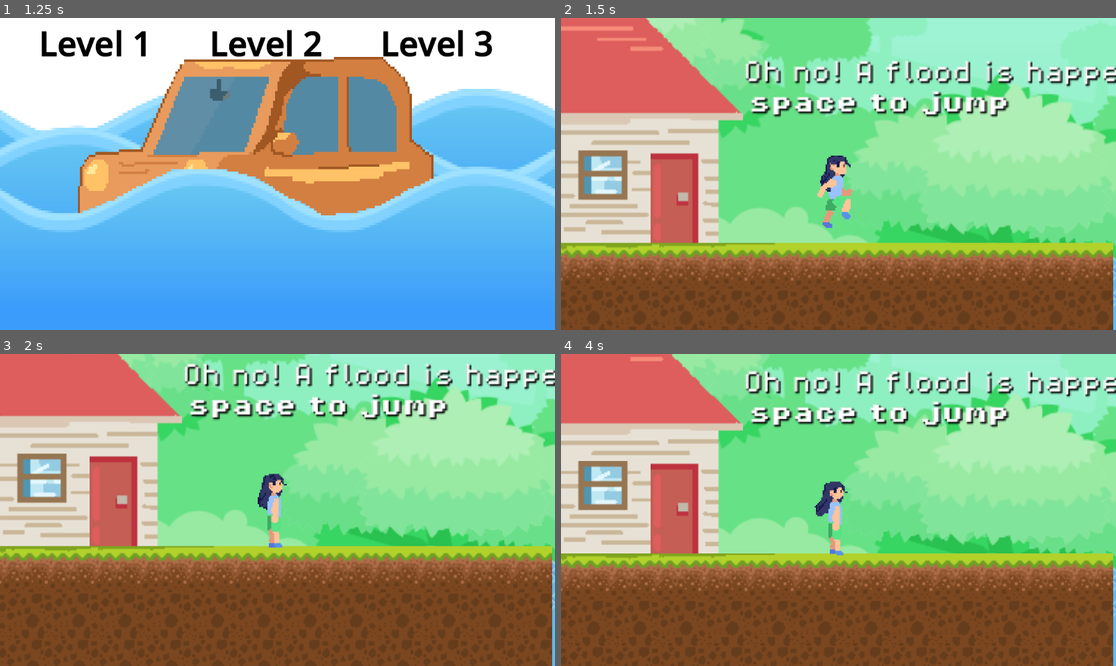
Above: before the commit, frames 1-4 (two rows, left to right).
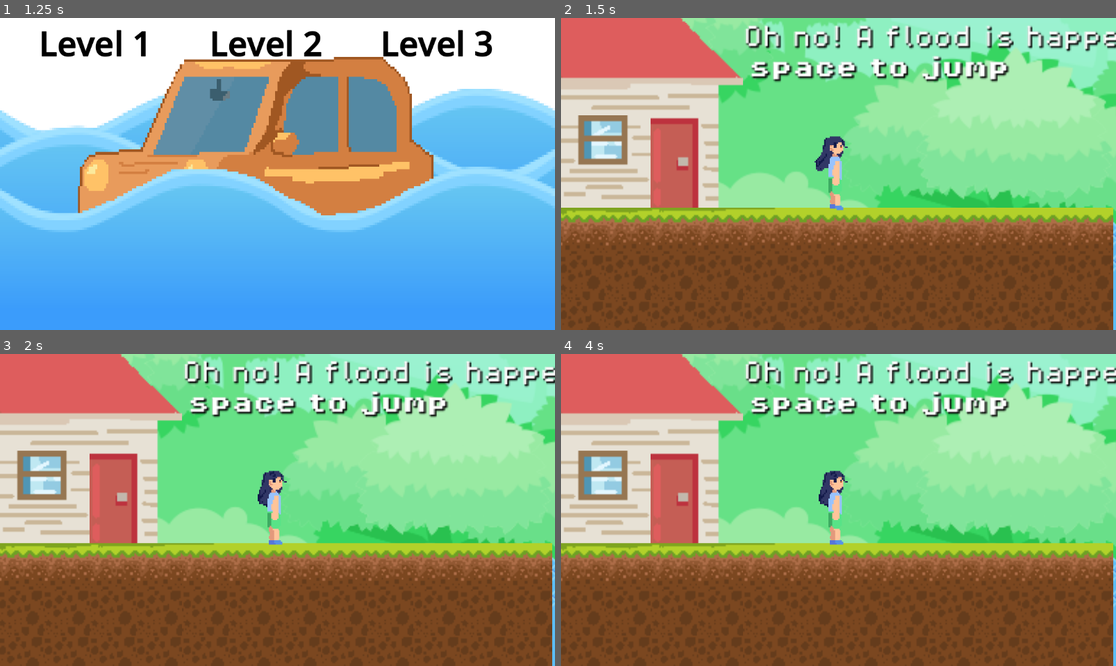
Above: after the commit, the same moments.

Repository: Jeijito/Hackaton-Floody-Plan
Game: Godot game, scene res://Scene/UI/main.tscn
Two runs of this game, one before a commit and one after it. Both use one fixed random seed, a clock stepped at 60 frames per second and the inputs below.
Inputs:
- Up to frame 1 (1.25 s): click "Play" at 0.5 s
- Up to frame 2 (1.5 s): click "Level 1" at 1.25 s
- Up to frame 3 (2 s): no input
- Up to frame 4 (4 s): hold Right (move_right) 2.03-3.5 s; tap Space (jump) at 2.27, 3.02 s; click "RESTART" at 3.5 s

Frame 1 is identical in both runs. In frame 2, 50% of the frame differs, in the area x 0-100%, y 0-93%; in frame 3, 14%; in frame 4, 27%.

Commit message:
character placement

Diff:
--- a/Scene/Levels/level_1.tscn
+++ b/Scene/Levels/level_1.tscn
@@ -466,7 +466,7 @@
 position = Vector2(2017, -304)
 
 [node name="Player" parent="." instance=ExtResource("5_tm2rq")]
-position = Vector2(3, -54)
+position = Vector2(3, -25)
 
 [node name="Camera2D" type="Camera2D" parent="Player"]
 zoom = Vector2(3, 3)
